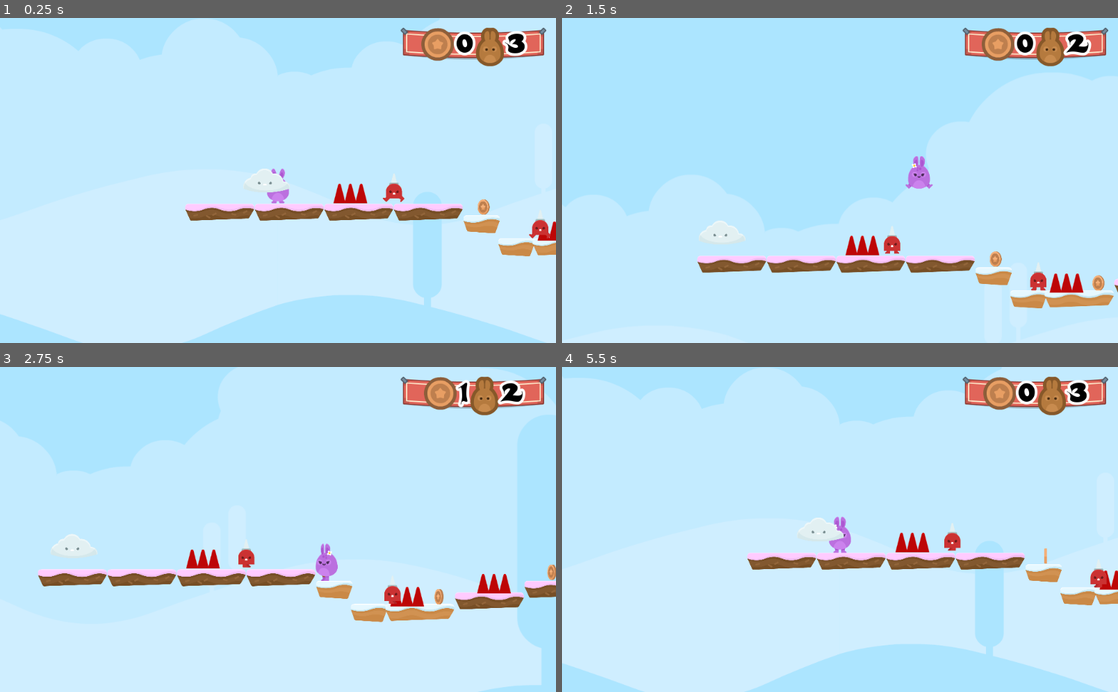
Above: before the commit, frames 1-4 (two rows, left to right).
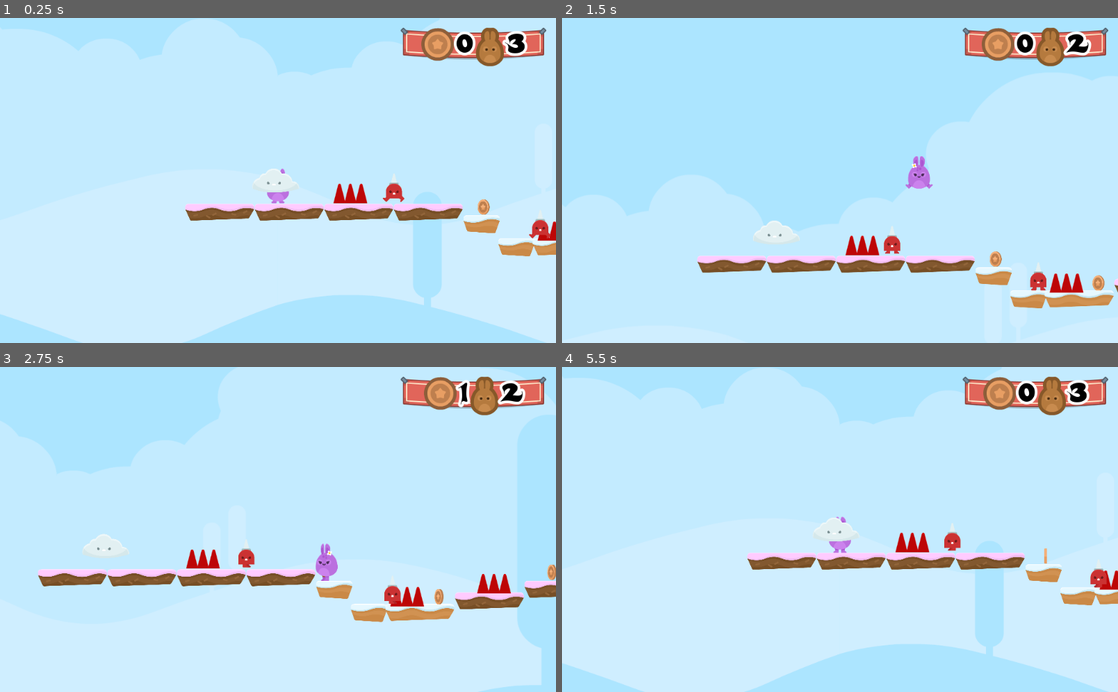
Above: after the commit, the same moments.

Repository: KennedyMungai/SimplePlatformer
Game: Godot game, scene res://Scenes/Levels/Level1.tscn
Two runs of this game, one before a commit and one after it. Both use one fixed random seed, a clock stepped at 60 frames per second and the inputs below.
Inputs (mouse positions are in pixels of both pictures, inside the frame that each line leads up to):
- Up to frame 1 (0.25 s): no input
- Up to frame 2 (1.5 s): hold D (right) from 0.53 s (still down); tap W (jump) at 0.77 s
- Up to frame 3 (2.75 s): tap W (jump) at 1.52 s; release D (right) at 2.03 s; hold A (left) from 2.03 s (still down)
- Up to frame 4 (5.5 s): release A (left) at 2.78 s; hold D (right) 2.78-4.28 s; tap W (jump) at 3.02, 3.77, 4.52 s; hold A (left) 4.28-5 s; click (962, 555) at 5 s

The runs differ from the first frame. In frame 1, 0.1% of the frame differs, in the area x 44-54%, y 46-54%; in frame 2, 0.7%, in the area x 24-43%, y 62-70%; in frame 3, 0.6%; in frame 4, 0.2%.

Commit message:
Updated the animation characteristics

Diff:
--- a/Scenes/Cloud.tscn
+++ b/Scenes/Cloud.tscn
@@ -4,9 +4,9 @@
 
 [sub_resource type="Animation" id=1]
 resource_name = "CloudDrift"
-length = 8.0
+length = 40.0
 loop = true
-step = 1.0
+step = 5.0
 tracks/0/type = "value"
 tracks/0/path = NodePath(".:position")
 tracks/0/interp = 1
@@ -14,7 +14,7 @@
 tracks/0/imported = false
 tracks/0/enabled = true
 tracks/0/keys = {
-"times": PoolRealArray( 0, 2, 6, 8 ),
+"times": PoolRealArray( 0, 10, 30, 40 ),
 "transitions": PoolRealArray( 1, 1, 1, 1 ),
 "update": 0,
 "values": [ Vector2( 0, 0 ), Vector2( -500, 0 ), Vector2( 500, 0 ), Vector2( 0, 0 ) ]
